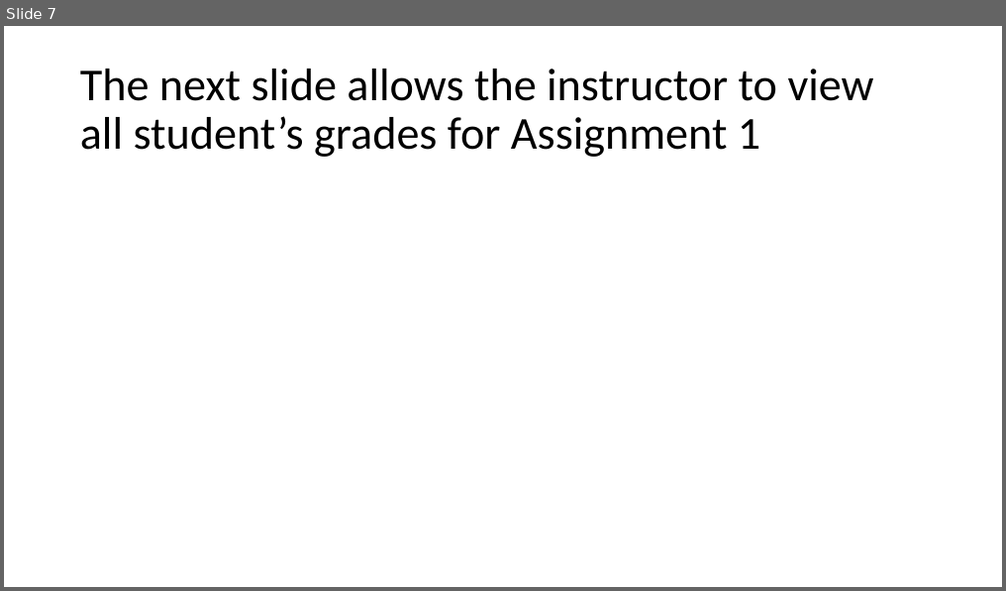
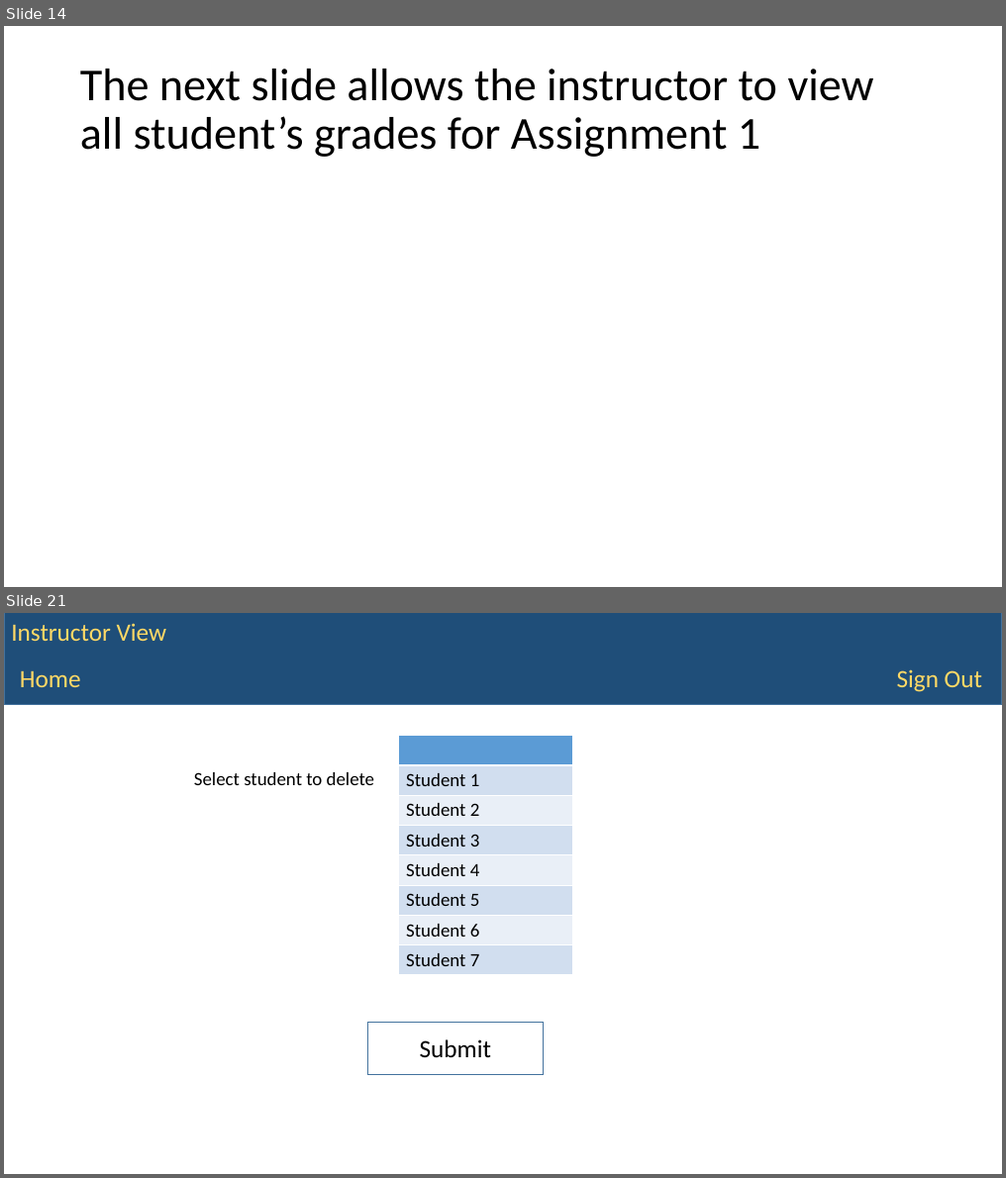
Before and after one commit to WVUP/Spring-2015, a slide deck: Assignments/Gradebook App PowerPont/Courtney Linville/Gradebook.pptx. Shown one above the other, each under a label of ours: slide 7 before the commit, slides 14 and 21 after it; the slides between them are not shown. The pictures are 1006x591 and 1006x1178 pixels, drawn with LibreOffice and Linux fonts; fonts in the diff are those of the drawing. Boxes give left, top, right and bottom in pixels: in the first picture for what was removed or moved away, otherwise in the second. Text is boxed around its words. In the diff, an @@ line names an element or a change of style, - is before the commit and + after.

```diff
--- a/Assignments/Gradebook App PowerPont/Courtney Linville/Gradebook.pptx
+++ b/Assignments/Gradebook App PowerPont/Courtney Linville/Gradebook.pptx
@@ slide 21 added at [4,613,1002,1174], background #FFFFFF @@
@@ rectangle added at [4,613,1002,705], fill #1F4E79, outline #43739E 1 pt @@
@@ text added at [11,623,166,641], 24 pt, text #FFD966 @@
+Instructor View
@@ text added at [20,670,81,687], 24 pt, text #FFD966 @@
+Home
@@ text added at [897,669,982,692], 24 pt, text #FFD966 @@
+Sign Out
@@ table added at [399,736,572,975], 8 rows, 1 columns @@
+
+Student 1
+Student 2
+Student 3
+Student 4
+Student 5
+Student 6
+Student 7
@@ text added at [194,772,374,785], 18 pt, text #000000 @@
+Select student to delete
@@ rectangle added at [368,1022,544,1074], outline #43739E 1 pt @@
@@ text added at [420,1040,491,1059], 24 pt, text #000000 @@
+Submit
@@ what was slide 7 is now slide 14 @@
```
Also in this commit, not shown: 4 slides changed, 18 other slides added.
